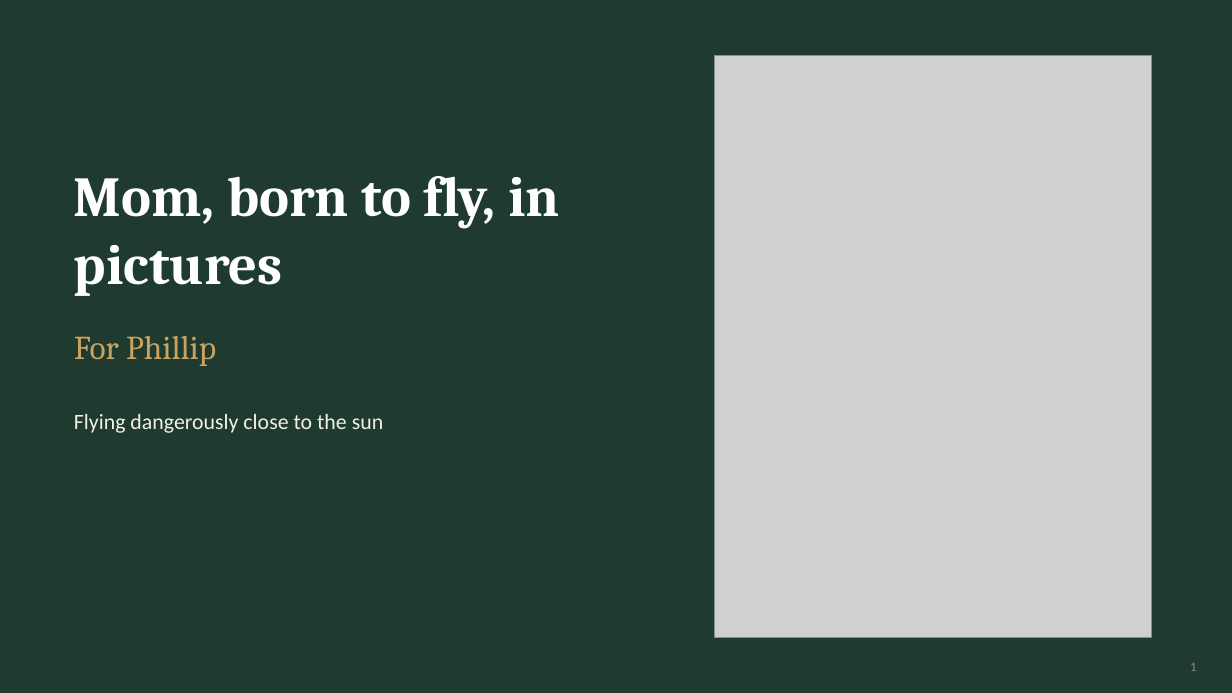
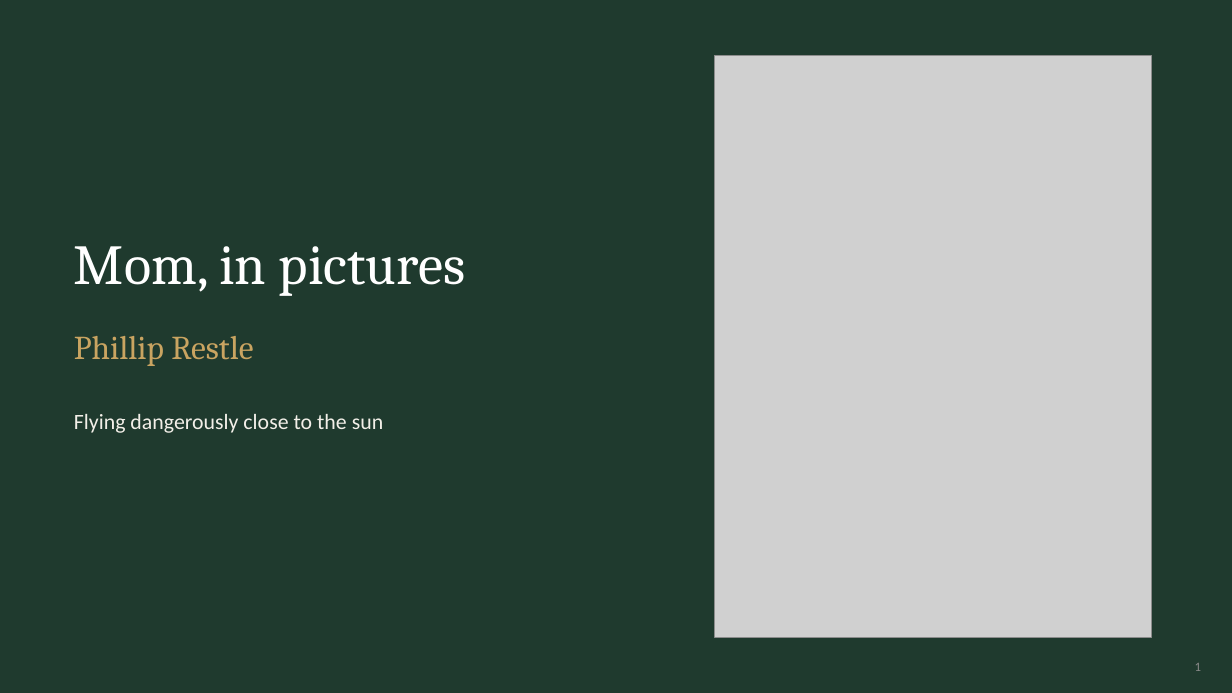
Before and after one commit to arrestle/bobbie-memorial, a slide deck: slide 1 of For Phillip/phillip-slides.pptx. Drawn at 1232x693 pixels with LibreOffice and Linux fonts; fonts in the diff are those of the drawing; grey boxes stand for pictures. Boxes give left, top, right and bottom in pixels: in the first picture for what was removed or moved away, otherwise in the second. Text is boxed around its words. In the diff, an @@ line names an element or a change of style, - is before the commit and + after.

```diff
--- a/For Phillip/phillip-slides.pptx
+++ b/For Phillip/phillip-slides.pptx
@@ text at [74, 246, 465, 296]: text changed; bold off @@
-Mom, born to fly, in pictures
+Mom, in pictures
@@ text at [74, 336, 253, 366]: text changed @@
-For Phillip
+Phillip Restle
@@ page number: place and size @@
-page number at [1190, 663, 1196, 671]
+page number at [1195, 663, 1201, 671]
```
Also in this commit, not shown: 17 other slides changed, 2 slides added, 2 slides removed.
